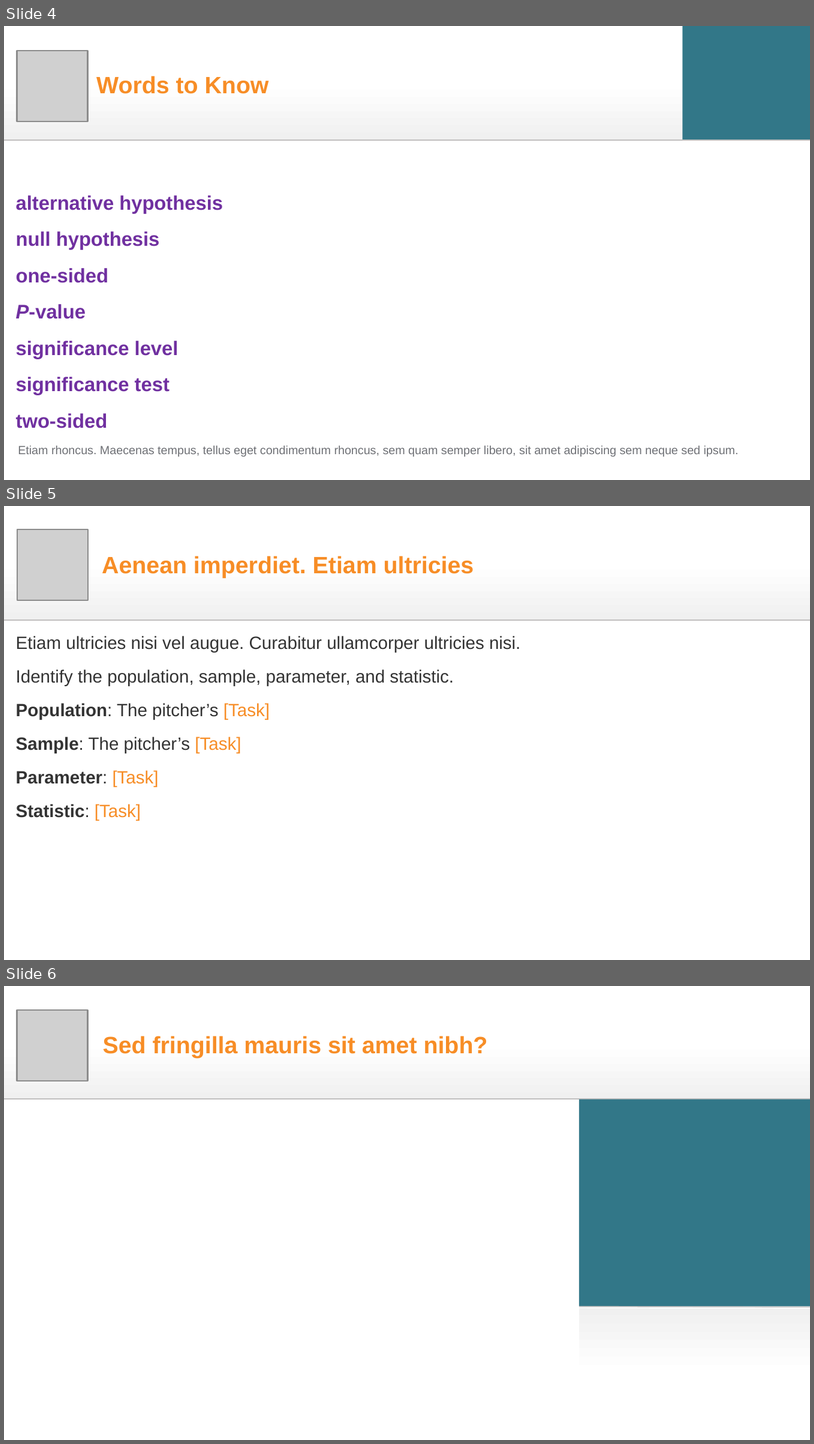
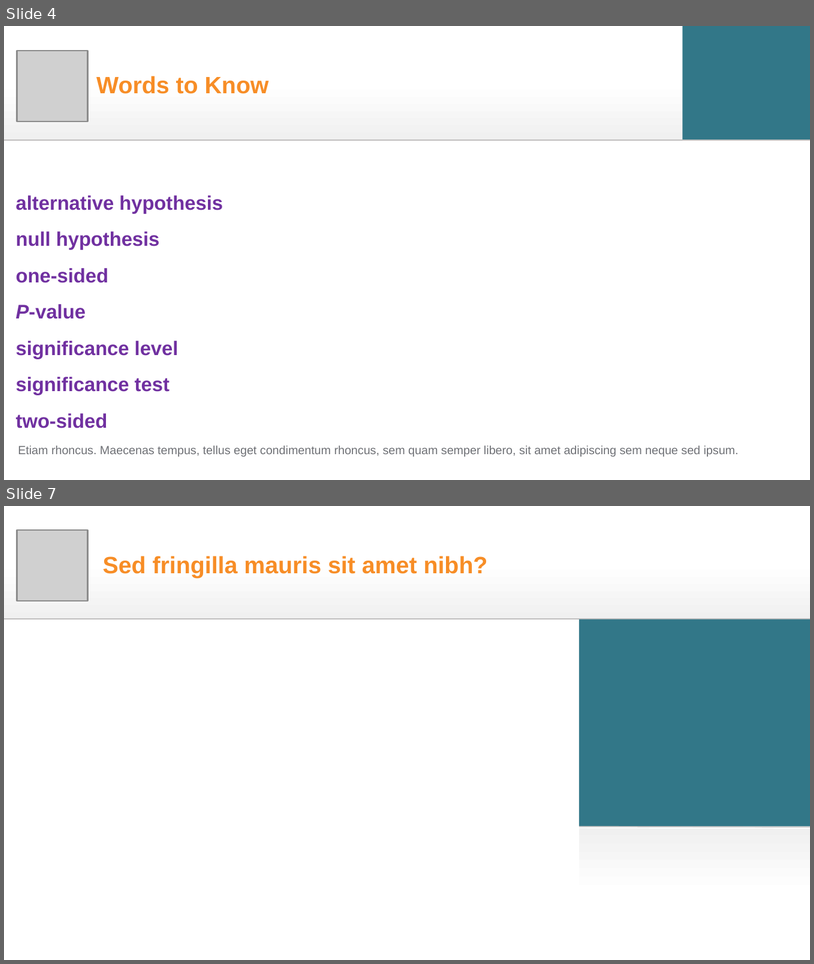
Before and after one commit to davidm3591/et_debug, a slide deck: testing_debug/submit_PythonistsaCafe_SO/0123-45-67.pptx. Shown one above the other, each under a label of ours: slides 4, 5 and 6 before the commit, slides 4 and 7 after it; the slides between them are not shown. The pictures are 814x1444 and 814x964 pixels, drawn with LibreOffice and Linux fonts; fonts in the diff are those of the drawing; grey boxes stand for pictures. Boxes give left, top, right and bottom in pixels: in the first picture for what was removed or moved away, otherwise in the second. Text is boxed around its words. In the diff, an @@ line names an element or a change of style, - is before the commit and + after.

```diff
--- a/testing_debug/submit_PythonistsaCafe_SO/0123-45-67.pptx
+++ b/testing_debug/submit_PythonistsaCafe_SO/0123-45-67.pptx
@@ slide 5 removed at [4, 506, 810, 960], background #FFFFFF; not listed: 2 template elements that a slide beside it also shows @@
@@ text removed at [768, 506, 809, 533] @@
-*
@@ picture removed at [17, 529, 87, 600] @@
@@ title removed at [102, 556, 474, 578] @@
-Aenean imperdiet. Etiam ultricies
@@ text removed at [16, 636, 521, 820] @@
-Etiam ultricies nisi vel augue. Curabitur ullamcorper ultricies nisi.
-Identify the population, sample, parameter, and statistic.
-Population: The pitcher’s [Task]
-Sample: The pitcher’s [Task]
-Parameter: [Task]
-Statistic: [Task]
@@ what was slide 6 is now slide 7 @@
```
Also in this commit, not shown: 2 slides changed, 3 other slides removed, 2 other files.
